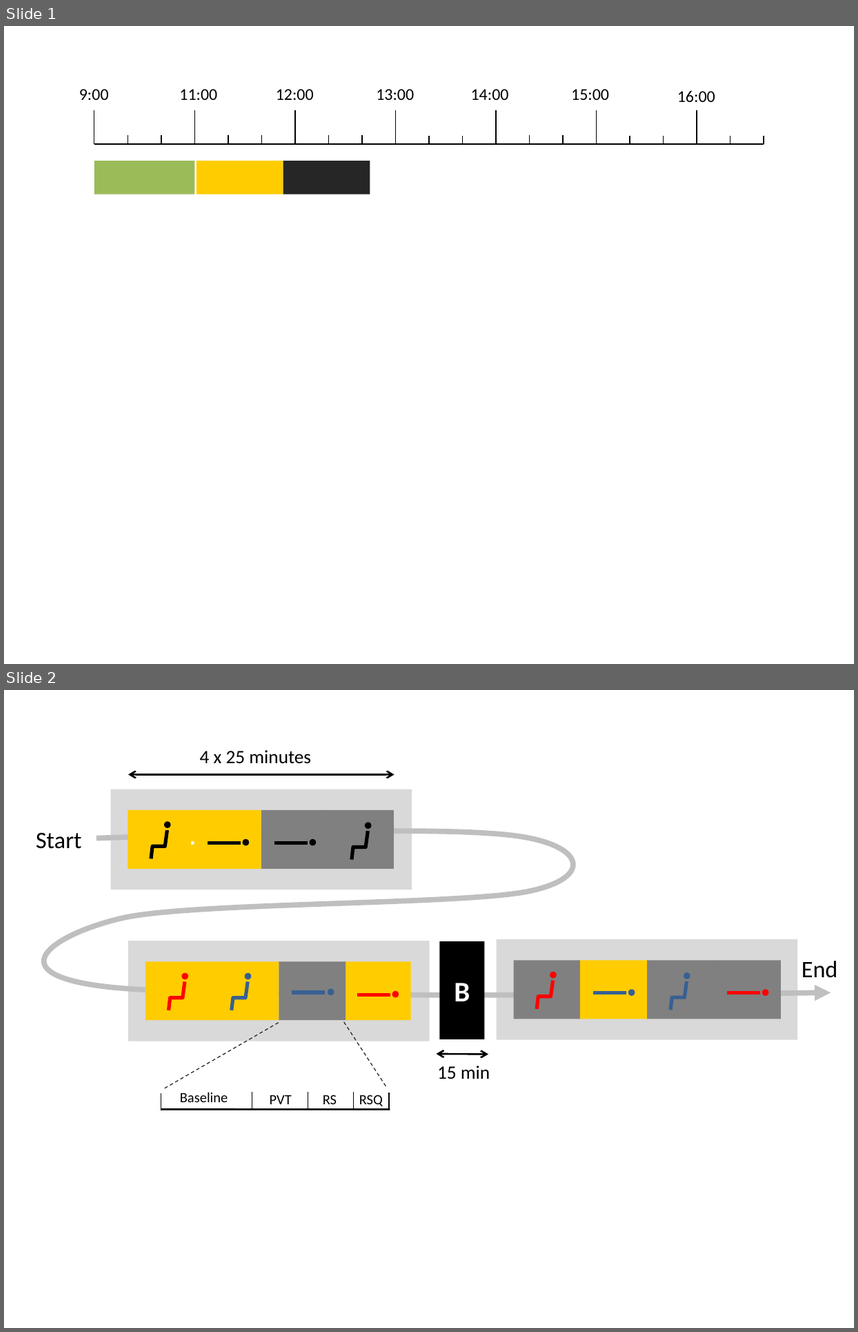
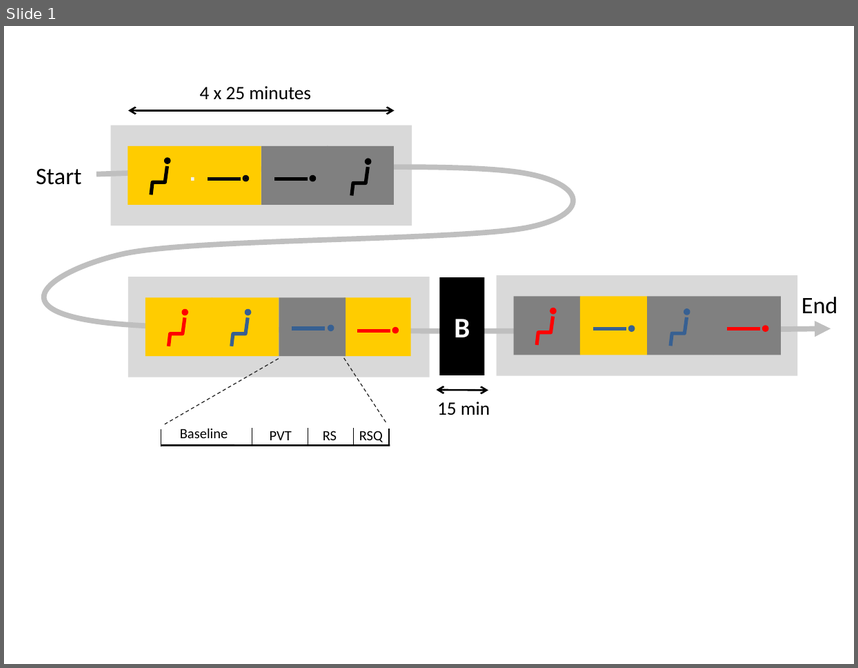
Before and after one commit to meegpipe/meegpipe, a slide deck: tutorials/batman/img/figs.pptx. Shown one above the other, each under a label of ours: slides 1 and 2 before the commit, slide 1 after it. The pictures are 858x1332 and 858x668 pixels, drawn with LibreOffice and Linux fonts; fonts in the diff are those of the drawing. Boxes give left, top, right and bottom in pixels: in the first picture for what was removed or moved away, otherwise in the second. Text is boxed around its words. In the diff, an @@ line names an element or a change of style, - is before the commit and + after.

```diff
--- a/tutorials/batman/img/figs.pptx
+++ b/tutorials/batman/img/figs.pptx
@@ slide 1 removed at (4,26,854,664), background #FFFFFF @@
@@ text removed at (79,89,109,100) @@
-9:00
@@ text removed at (179,89,217,100) @@
-11:00
@@ text removed at (276,89,314,100) @@
-12:00
@@ text removed at (376,89,414,100) @@
-13:00
@@ text removed at (471,89,509,100) @@
-14:00
@@ text removed at (571,89,609,100) @@
-15:00
@@ text removed at (677,90,715,102) @@
-16:00
@@ line removed from (94, 144) to (94, 110) @@
@@ line removed from (194, 144) to (194, 110) @@
@@ line removed from (294, 144) to (294, 110) @@
@@ line removed from (396, 144) to (396, 110) @@
@@ line removed from (496, 144) to (496, 110) @@
@@ line removed from (597, 144) to (597, 110) @@
@@ line removed from (697, 144) to (697, 110) @@
@@ line removed from (94, 144) to (764, 144) @@
@@ line removed from (128, 143) to (128, 136) @@
@@ line removed from (161, 143) to (161, 136) @@
@@ line removed from (228, 143) to (228, 136) @@
@@ line removed from (261, 143) to (261, 136) @@
@@ line removed from (329, 143) to (329, 136) @@
@@ line removed from (362, 143) to (362, 136) @@
@@ line removed from (429, 144) to (429, 136) @@
@@ line removed from (462, 144) to (462, 136) @@
@@ line removed from (529, 143) to (529, 136) @@
@@ line removed from (564, 143) to (564, 136) @@
@@ line removed from (630, 144) to (630, 136) @@
@@ line removed from (664, 144) to (664, 136) @@
@@ line removed from (730, 144) to (730, 136) @@
@@ line removed from (764, 144) to (764, 136) @@
@@ rectangle removed at (94,161,194,194) @@
@@ rectangle removed at (196,161,283,194) @@
@@ rectangle removed at (283,161,370,194) @@
@@ what was slide 2 is now slide 1 @@
```
Also in this commit, not shown: 1 slide added, 2 other files.
